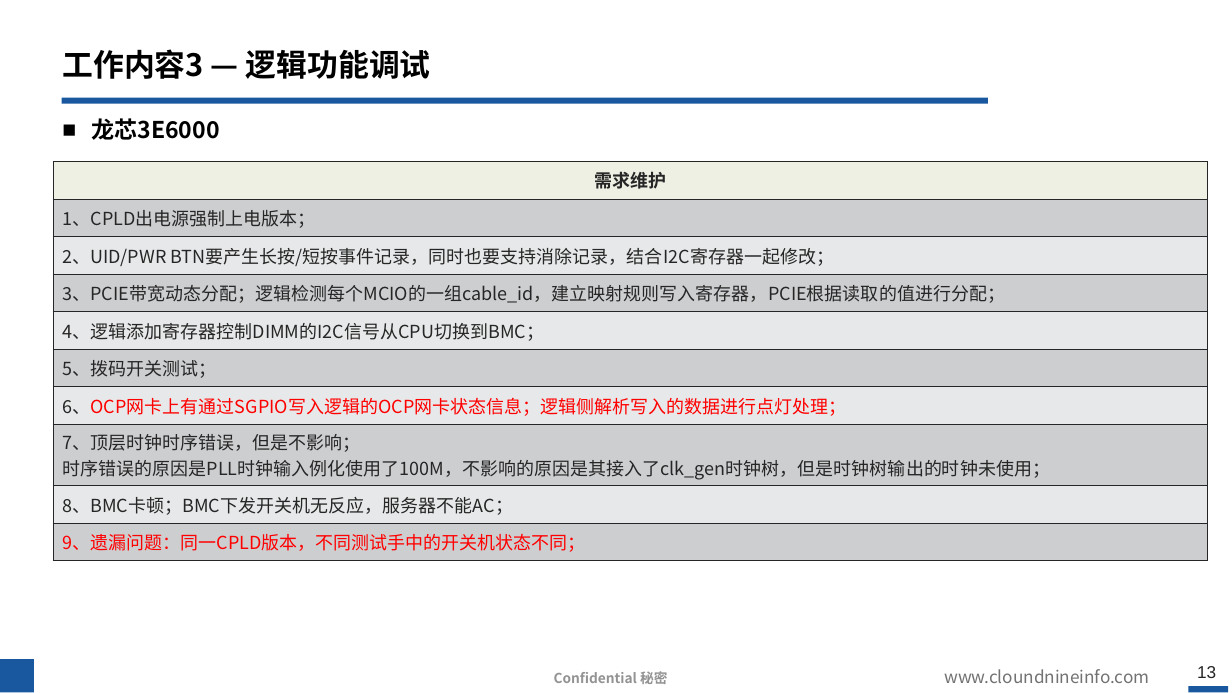
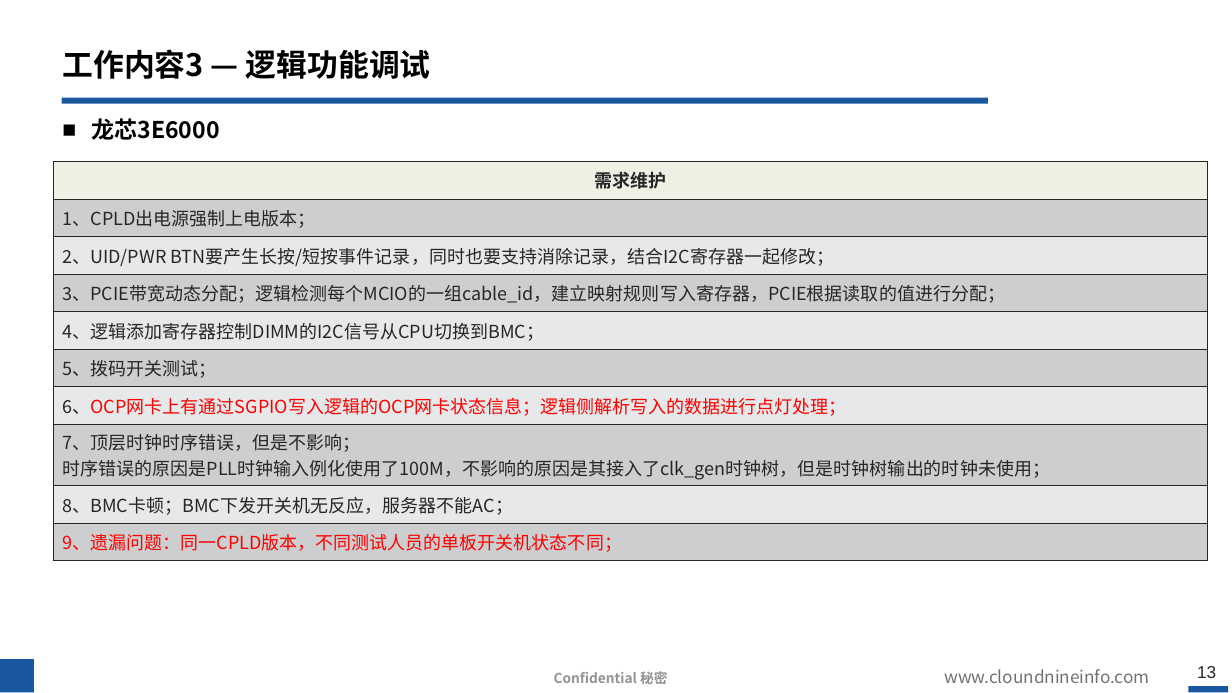
Before and after one commit to hahada-998/Tieta_code, a slide deck: slide 13 of 转正申请与总结-祝明杰.pptx. Drawn at 1232x693 pixels with LibreOffice and Linux fonts; fonts in the diff are those of the drawing; background and template pictures are left out. Boxes give left, top, right and bottom in pixels: in the first picture for what was removed or moved away, otherwise in the second. Text is boxed around its words. In the diff, an @@ line names an element or a change of style, - is before the commit and + after.

```diff
--- a/转正申请与总结-祝明杰.pptx
+++ b/转正申请与总结-祝明杰.pptx
@@ table at (54,162,1208,556) @@
-row 10, column 1: 9、遗漏问题：同一CPLD版本，不同测试手中的开关机状态不同；
+row 10, column 1: 9、遗漏问题：同一CPLD版本，不同测试人员的单板开关机状态不同；
```
Also in this commit, not shown: 1 other slide changed, 2 other files.
